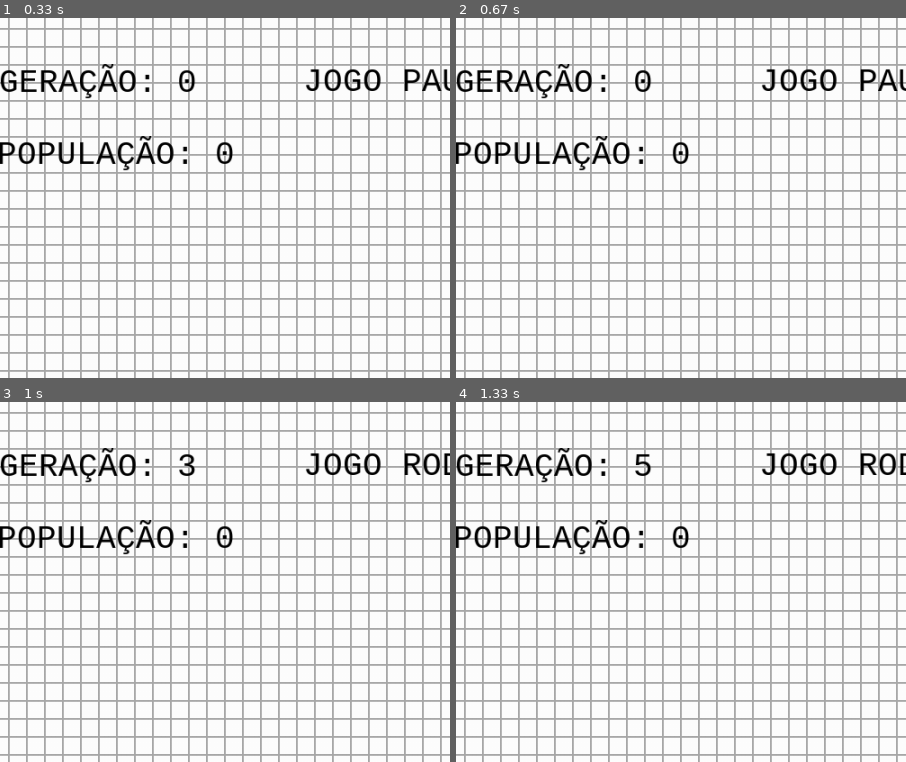
Above: before the commit, frames 1-4 (two rows, left to right).
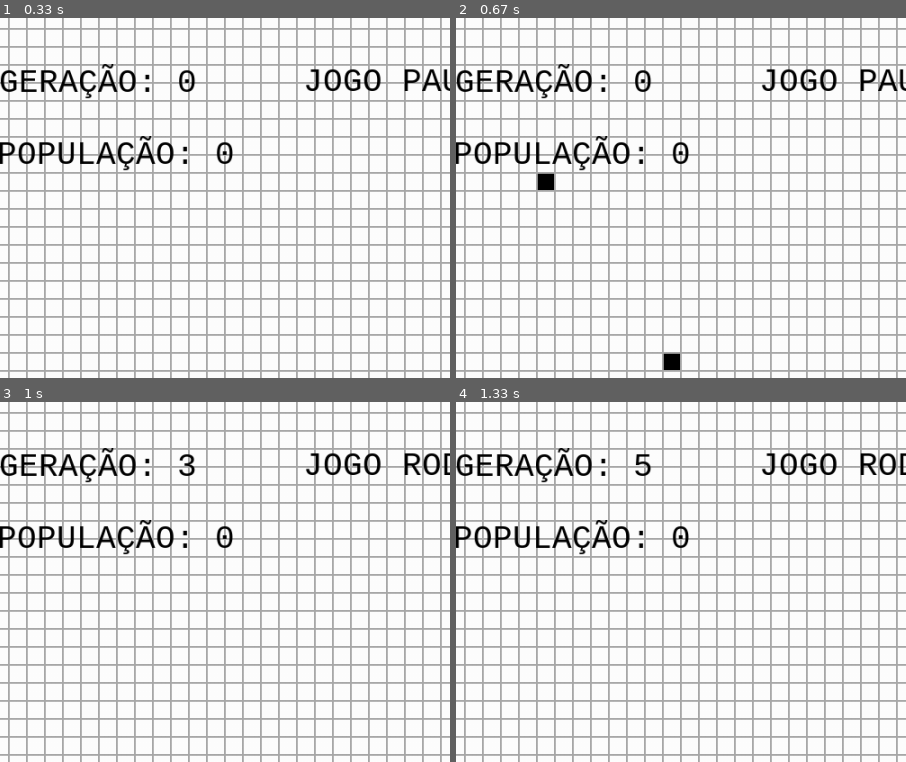
Above: after the commit, the same moments.

Repository: gabrielhdof/pygame-of-life
Game: pygame game, started from main.py
The game is run twice, just before and just after one commit, with the same random seed, the same clock (stepped at 60 frames per second) and the same inputs.
Inputs (mouse positions are % of the whole screen's width and height, from its top left):
- Up to frame 1 (0.33 s): no input
- Up to frame 2 (0.67 s): press the mouse at (1, 1) at 0.37 s; move the mouse to (13, 26) at 0.47 s; release the mouse at (26, 51) at 0.6 s
- Up to frame 3 (1 s): hold Up from 0.67 s (still down); tap Space at 0.73 s
- Up to frame 4 (1.33 s): tap Space at 1.03, 1.23 s; release Up at 1.13 s; hold Down from 1.17 s (still down)
The pictures show only the part of the screen within x 3-53%, y 4-54%; the shares and areas given below are measured in that part.

Frame 1 is identical in both runs. In frame 2, 0.4% of the frame differs, in the area x 18-50%, y 43-98%; in frame 3, nothing differs; in frame 4, nothing differs.

Commit message:
add: mouse holding feature to create/delete blocks

Diff:
--- a/main.py
+++ b/main.py
@@ -6,6 +6,7 @@
 from scripts.grid import Grid
 
 from scripts.utils import draw_text
+
 
 class Game:
     def __init__(self):
@@ -23,18 +24,16 @@
 
         self.clock = pygame.time.Clock()
 
-
         self.main_font = pygame.font.SysFont("Consolas", self.BLOCK_SIZE * 2)
-        self.bg_music = pygame.mixer.Sound(r"assets\sounds\bgmusic2.mp3")
+        self.bg_music = pygame.mixer.Sound(r"assets/sounds/bgmusic2.mp3")
 
         self.generate = False
         self.generation = -1
 
-
         self.main_color = "black"
         self.secondary_color = "white"
 
-
+        self.is_mb1_down = False
 
     def generate_grid(self):
         self.grid = Grid(self.WIDTH, self.HEIGTH, self.BLOCK_SIZE)
@@ -47,6 +46,12 @@
     def draw_grid(self):
         self.grid.draw_grid(self.screen, self.main_color, self.secondary_color)
 
+    def on_hold_cancel(self):
+        self.grid.cancel_holding()
+
+    def on_hold(self, mouse_pos):
+        self.grid.holding(mouse_pos)
+
     def on_click(self, mouse_pos):
         self.grid.click(mouse_pos)
 
@@ -54,11 +59,13 @@
         x = self.WIDTH // self.BLOCK_SIZE
         y = self.HEIGTH // self.BLOCK_SIZE
 
-        ##031c29
+        # 031c29
         for i in range(x):
-            pygame.draw.line(self.screen, "darkgrey", (i * self.BLOCK_SIZE, 0), (i * self.BLOCK_SIZE, self.HEIGTH), 2)
+            pygame.draw.line(self.screen, "darkgrey", (i * self.BLOCK_SIZE,
+                             0), (i * self.BLOCK_SIZE, self.HEIGTH), 2)
         for i in range(y):
-            pygame.draw.line(self.screen, "darkgrey", (0, i * self.BLOCK_SIZE), (self.WIDTH, i * self.BLOCK_SIZE), 2)
+            pygame.draw.line(self.screen, "darkgrey", (0, i *
+                             self.BLOCK_SIZE), (self.WIDTH, i * self.BLOCK_SIZE), 2)
 
     def draw_text(self):
         if self.generate:
@@ -66,19 +73,21 @@
         else:
             text1 = "JOGO PAUSADO"
 
-        draw_text(self.screen, text1, self.WIDTH//2, self.BLOCK_SIZE * 4, self.main_color, self.main_font)
-        draw_text(self.screen, f"GERAÇÃO: {self.generation}", self.BLOCK_SIZE * 7, self.BLOCK_SIZE * 4, self.main_color, self.main_font)
-        draw_text(self.screen, f"POPULAÇÃO: {self.grid.alive_cells}", self.BLOCK_SIZE * 8, self.BLOCK_SIZE * 8, self.main_color, self.main_font)
-        draw_text(self.screen, f"VELOCIDADE: {self.speed}", self.WIDTH - self.BLOCK_SIZE * 10, self.BLOCK_SIZE * 8, self.main_color, self.main_font)
-
+        draw_text(self.screen, text1, self.WIDTH//2,
+                  self.BLOCK_SIZE * 4, self.main_color, self.main_font)
+        draw_text(self.screen, f"GERAÇÃO: {
+                  self.generation}", self.BLOCK_SIZE * 7, self.BLOCK_SIZE * 4, self.main_color, self.main_font)
+        draw_text(self.screen, f"POPULAÇÃO: {
+                  self.grid.alive_cells}", self.BLOCK_SIZE * 8, self.BLOCK_SIZE * 8, self.main_color, self.main_font)
+        draw_text(self.screen, f"VELOCIDADE: {
+                  self.speed}", self.WIDTH - self.BLOCK_SIZE * 10, self.BLOCK_SIZE * 8, self.main_color, self.main_font)
 
     def handle_events(self):
         for event in pygame.event.get():
             if event.type == pygame.QUIT:
                 pygame.quit()
                 exit()
-            if event.type == pygame.MOUSEBUTTONDOWN and not self.generate:
-                self.on_click(event.pos)
+            self.handle_mouse_events(event)
             if event.type == pygame.KEYDOWN:
                 if event.key == pygame.K_SPACE:
                     self.generate = not self.generate
@@ -89,12 +98,20 @@
                 if event.key == pygame.K_ESCAPE:
                     self.restart_game()
 
+    def handle_mouse_events(self, event):
+        if event.type == pygame.MOUSEBUTTONDOWN and not self.generate:
+            self.is_mb1_down = True
+        elif event.type == pygame.MOUSEBUTTONUP:
+            self.on_hold_cancel()
+            self.is_mb1_down = False
+
+        if self.is_mb1_down:
+            self.on_hold(event.pos)
 
     def restart_game(self):
         self.generate_grid()
         self.generation = 0
         self.generate = False
-
 
     def run(self):
 
--- a/scripts/cell.py
+++ b/scripts/cell.py
@@ -13,7 +13,6 @@
         self.i = i
         self.j = j
         self.rect = pygame.Rect(self.x, self.y, self.size, self.size)
-
 
     def get_neighbours(self):
         grid = self.board.grid
@@ -47,7 +46,6 @@
             else:
                 self.die()
 
-
     def draw(self, surface, alive_color, dead_color):
 
         if self.alive:
@@ -62,3 +60,6 @@
 
     def die(self):
         self.alive = False
+
+    def get_idx_in_grid(self):
+        return (self.i, self.j)
--- a/scripts/grid.py
+++ b/scripts/grid.py
@@ -3,22 +3,24 @@
 
 
 class Grid:
-    def __init__(self,x, y, block_size):
+    def __init__(self, x, y, block_size):
         self.x = x
         self.y = y
         self.block_size = block_size
         self.generate_grid()
         self.alive_cells = 0
+        self.last_held_cell = None
         pass
 
     def generate_grid(self):
-        self.grid = []
+        self.grid: list[list[Cell]] = []
         x_blocks = self.x // self.block_size
         y_blocks = self.y // self.block_size
         for i in range(x_blocks):
             row = []
             for j in range(y_blocks):
-                cell = Cell(i * self.block_size, j * self.block_size, self.block_size, self, i, j)
+                cell = Cell(i * self.block_size, j *
+                            self.block_size, self.block_size, self, i, j)
                 row.append(cell)
             self.grid.append(row)
 
@@ -44,7 +46,27 @@
                 cell.draw(surface, alive_color, dead_color)
 
     def click(self, mouse_pos):
+        cell = self.get_cell(mouse_pos)
+        cell.alive = not cell.alive
+
+    def holding(self, mouse_pos):
+        cell_in_pos = self.get_cell(mouse_pos)
+
+        if self.last_held_cell is None:
+            cell_in_pos.alive = not cell_in_pos.alive
+            self.last_held_cell = cell_in_pos
+            return
+
+        if self.last_held_cell.get_idx_in_grid() != cell_in_pos.get_idx_in_grid:
+            cell_in_pos.alive = self.last_held_cell.alive
+            self.last_held_cell = cell_in_pos
+
+    def get_cell(self, mouse_pos):
         for row in self.grid:
             for cell in row:
                 if cell.rect.collidepoint(mouse_pos):
-                    cell.alive = not cell.alive
+                    return cell
+        return None
+
+    def cancel_holding(self):
+        self.last_held_cell = None
